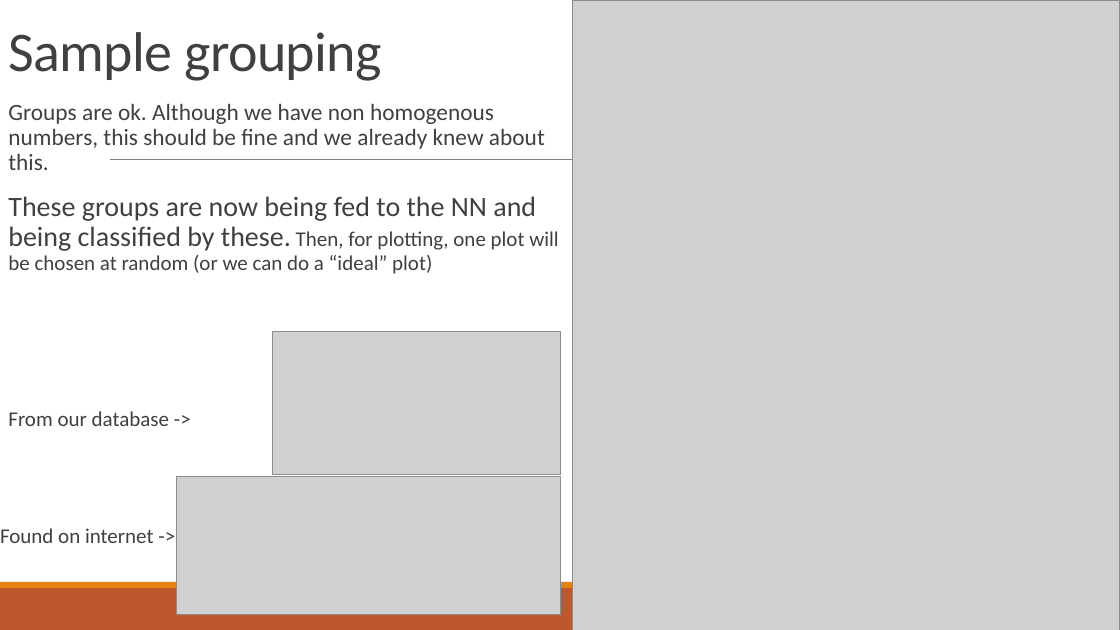
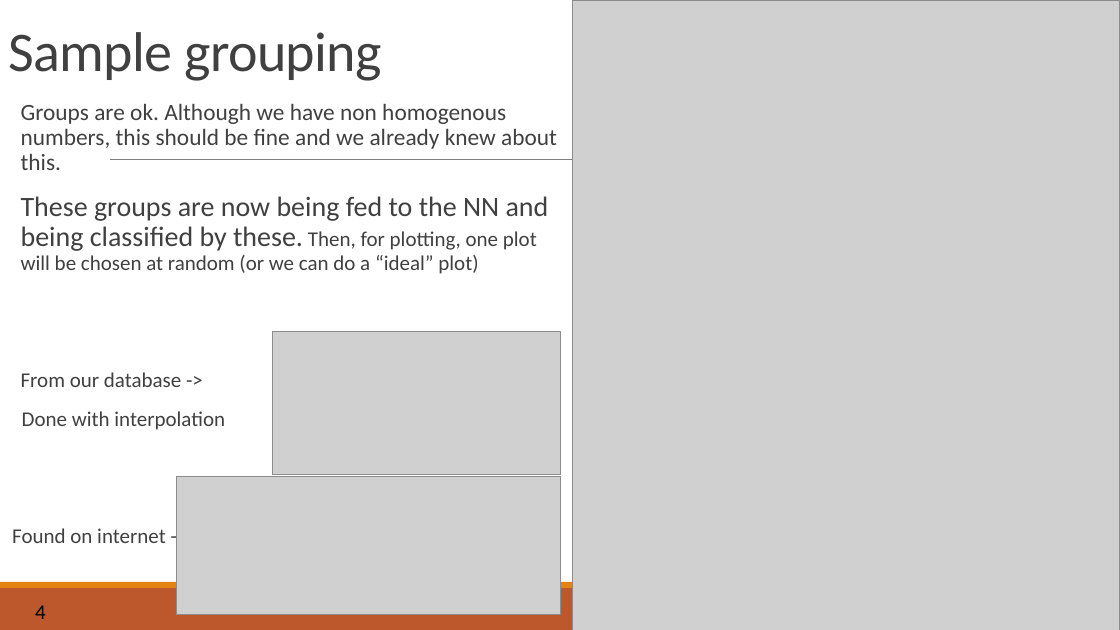
Before and after one commit to blichub/temp_raman_personal, a slide deck: slide 4 of raman_week14-december.pptx. Drawn at 1120x630 pixels with LibreOffice and Linux fonts; fonts in the diff are those of the drawing; grey boxes stand for pictures. Boxes give left, top, right and bottom in pixels: in the first picture for what was removed or moved away, otherwise in the second. Text is boxed around its words. In the diff, an @@ line names an element or a change of style, - is before the commit and + after.

```diff
--- a/raman_week14-december.pptx
+++ b/raman_week14-december.pptx
@@ text "Groups are ok. Although we ...": place and size @@
-text "Groups are ok. Although we ..." at (0,104,558,543)
+text "Groups are ok. Although we ..." at (12,104,557,543)
@@ text at (22,411,225,430): paragraph added @@
+Done with interpolation
@@ text added at (35,605,46,619), 18 pt, text #000000 @@
+4
```
Also in this commit, not shown: 8 other slides changed, 1 slide added, 1 slide removed, 1 other file.
